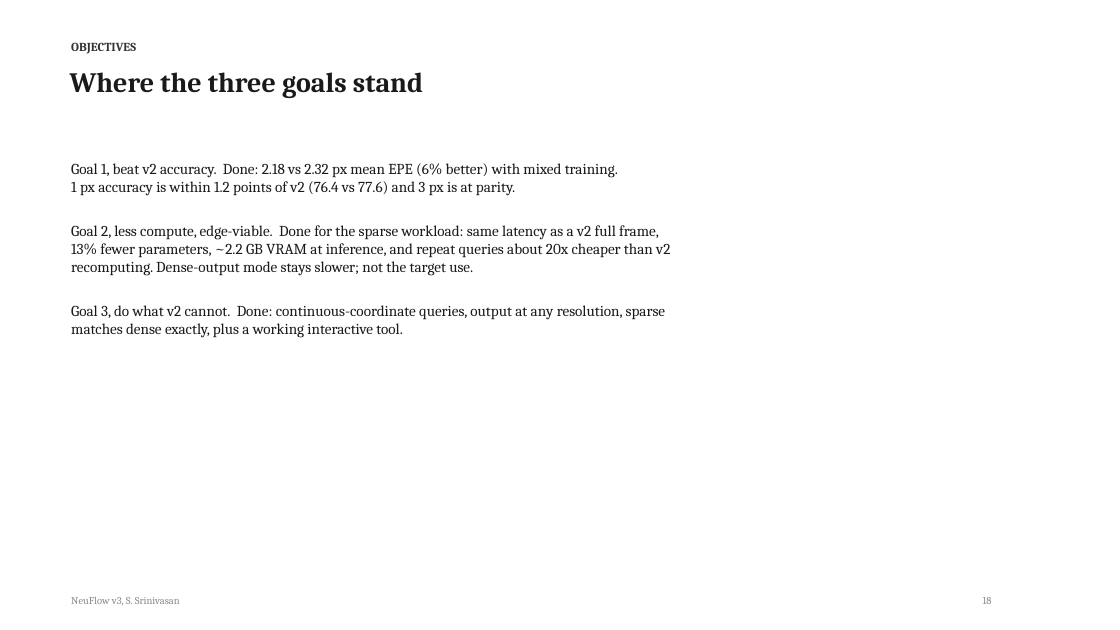
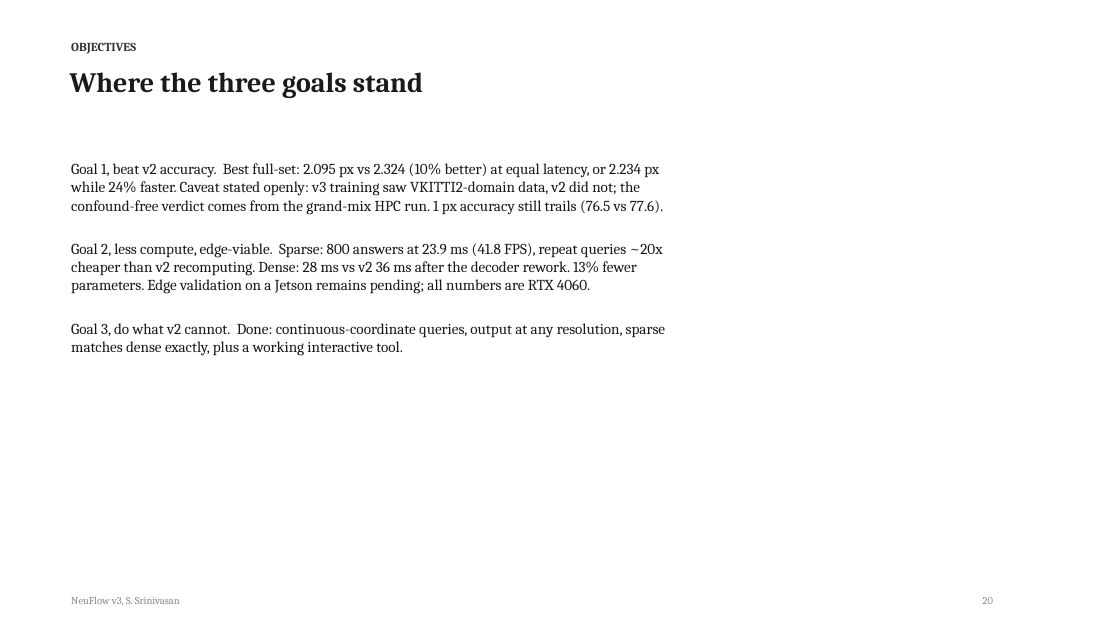
Before and after one commit to shrirag10/Neuflowv3, a slide deck: slide 20 of docs/NeuFlow_v3_status.pptx (slide 18 before the commit). Drawn at 1120x630 pixels with LibreOffice and Linux fonts; fonts in the diff are those of the drawing. Boxes give left, top, right and bottom in pixels: in the first picture for what was removed or moved away, otherwise in the second. Text is boxed around its words. In the diff, an @@ line names an element or a change of style, - is before the commit and + after.

Commit message:
Deck: audit/rebuild slide, HPC status slide (results pending), objectives updated to full-set numbers with confound caveat

```diff
--- a/docs/NeuFlow_v3_status.pptx
+++ b/docs/NeuFlow_v3_status.pptx
@@ text at (x1=71, y1=163, x2=663, y2=294): text changed @@
-Goal 1, beat v2 accuracy. Done: 2.18 vs 2.32 px mean EPE (6% better) with mixed training.
-1 px accuracy is within 1.2 points of v2 (76.4 vs 77.6) and 3 px is at parity.
-Goal 2, less compute, edge-viable. Done for the sparse workload: same latency as a v2 full frame,
-13% fewer parameters, ~2.2 GB VRAM at inference, and repeat queries about 20x cheaper than v2
-recomputing. Dense-output mode stays slower; not the target use.
+Goal 1, beat v2 accuracy. Best full-set: 2.095 px vs 2.324 (10% better) at equal latency, or 2.234 px
+while 24% faster. Caveat stated openly: v3 training saw VKITTI2-domain data, v2 did not; the
+confound-free verdict comes from the grand-mix HPC run. 1 px accuracy still trails (76.5 vs 77.6).
+Goal 2, less compute, edge-viable. Sparse: 800 answers at 23.9 ms (41.8 FPS), repeat queries ~20x
+cheaper than v2 recomputing. Dense: 28 ms vs v2 36 ms after the decoder rework. 13% fewer
+parameters. Edge validation on a Jetson remains pending; all numbers are RTX 4060.
@@ text at (x1=983, y1=597, x2=993, y2=604): text changed @@
-18
+20
```
Also in this commit, not shown: 2 other slides changed, 2 slides added, 1 other file.
